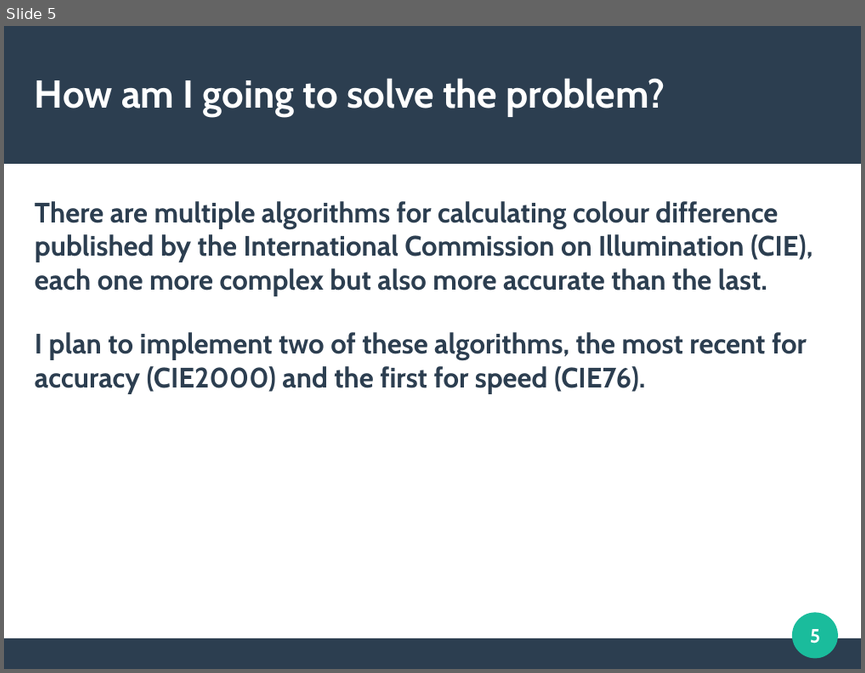
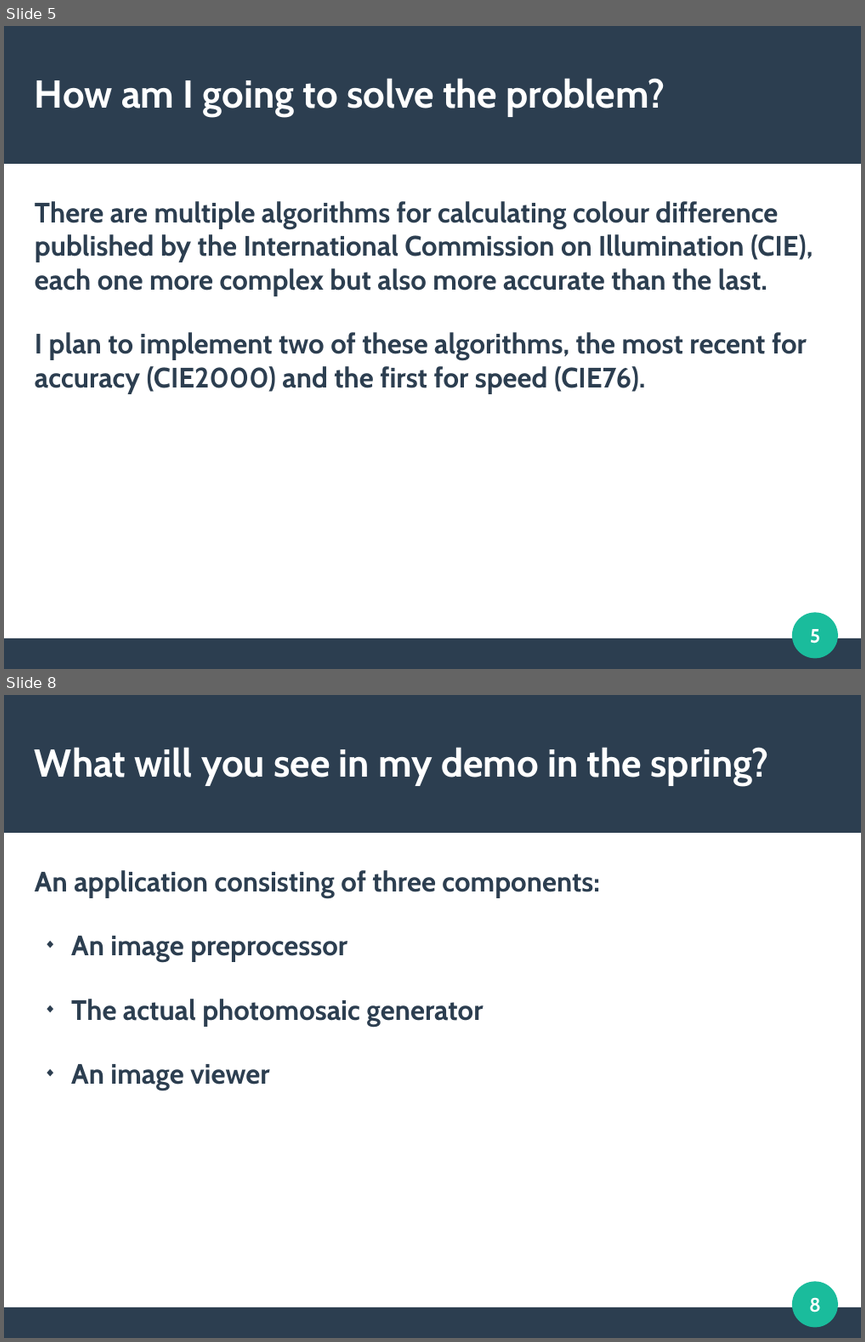
Before and after one commit to MorganGrundy/MosaicMagnifique, a slide deck: LightningTalk/Slides.odp. Shown one above the other, each under a label of ours: slide 5 before the commit, slides 5 and 8 after it; the slides between them are not shown. The pictures are 865x673 and 865x1342 pixels, drawn with LibreOffice and Linux fonts; fonts in the diff are those of the drawing. Boxes give left, top, right and bottom in pixels: in the first picture for what was removed or moved away, otherwise in the second. Text is boxed around its words. In the diff, an @@ line names an element or a change of style, - is before the commit and + after.

```diff
--- a/LightningTalk/Slides.odp
+++ b/LightningTalk/Slides.odp
@@ slide 8 added at bbox=[4, 695, 861, 1338], background #FFFFFF; not listed: 3 template elements that a slide beside it also shows @@
@@ title added at bbox=[35, 747, 769, 786], 36 pt, text #FFFFFF, bold @@
+What will you see in my demo in the spring?
@@ text added at bbox=[35, 870, 600, 1090], 26 pt, text #2C3E50, bold @@
+An application consisting of three components:
+◆ An image preprocessor
+◆ The actual photomosaic generator
+◆ An image viewer
@@ page number added at bbox=[809, 1297, 821, 1312], 18 pt, text #FFFFFF, bold @@
+8
```
Also in this commit, not shown: 1 slide changed, 4 other slides added.
